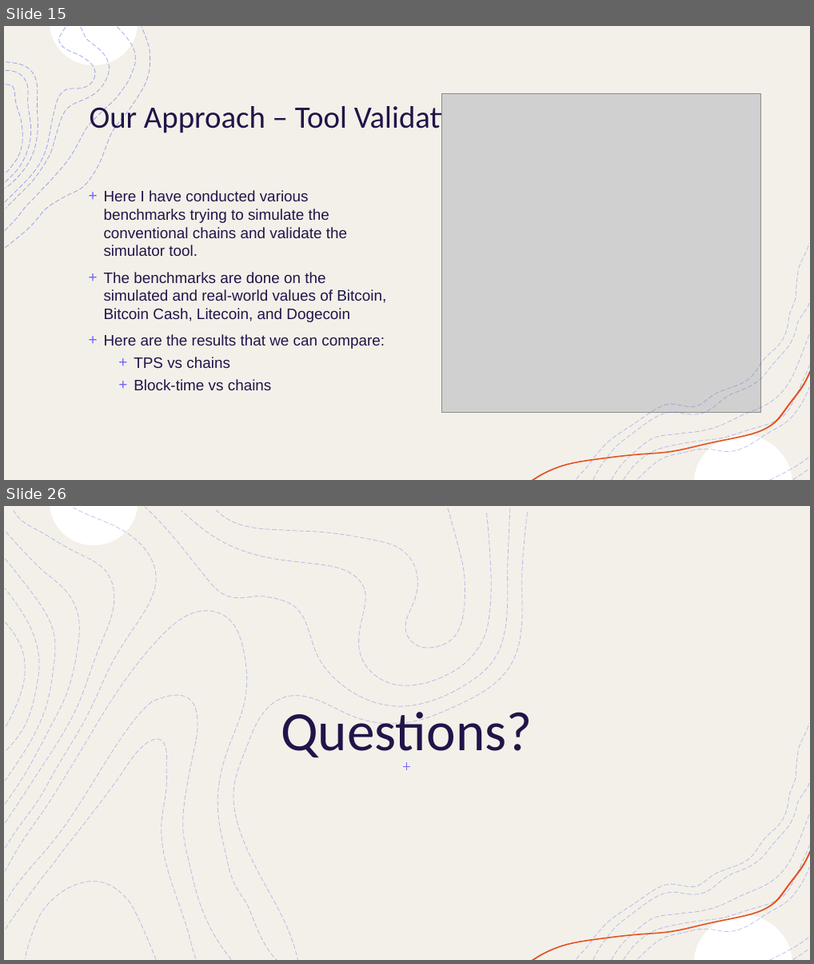
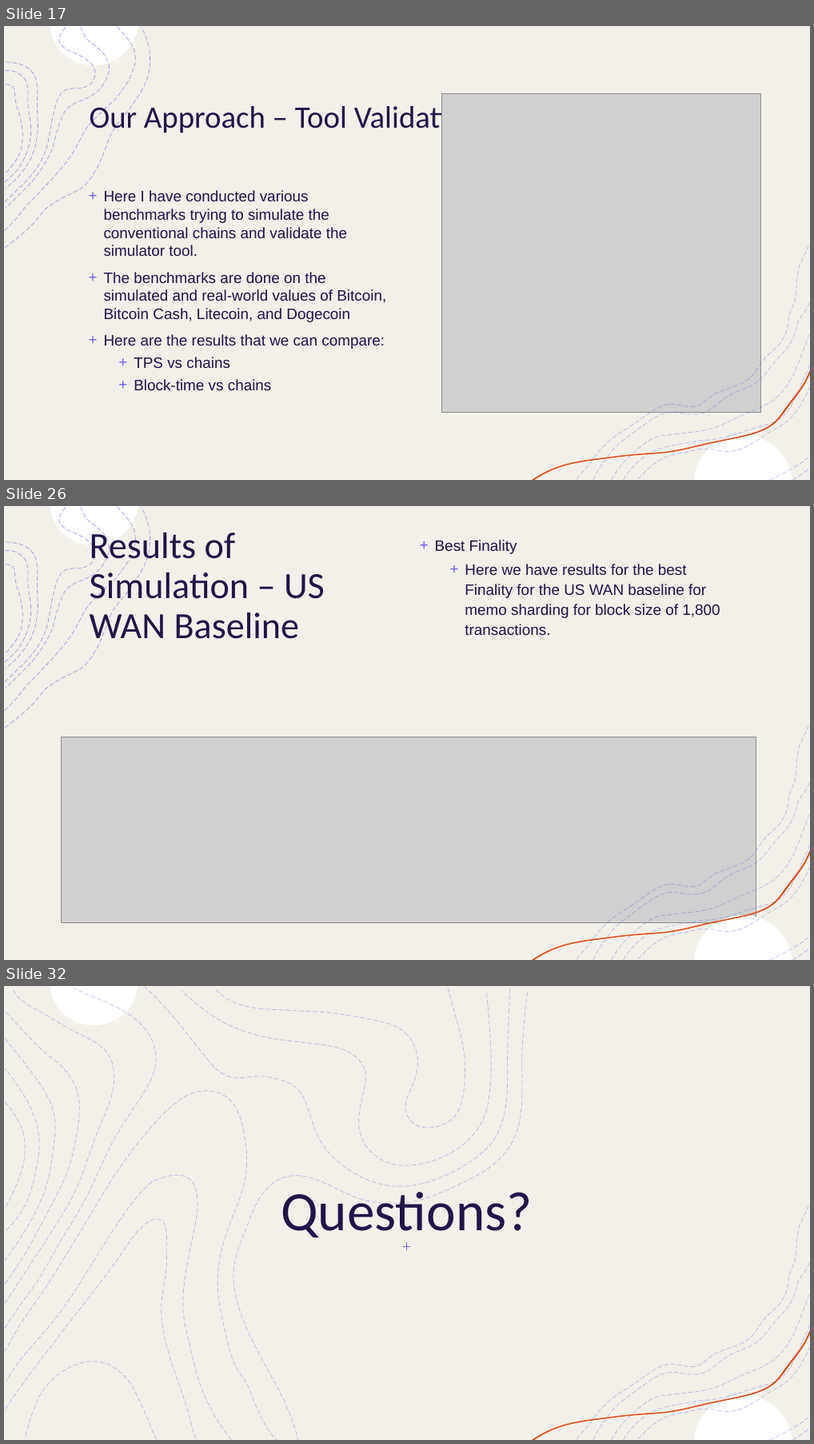
Before and after one commit to OmGandhi091611/Sharding_Simulations, a slide deck: Paper/Final Presentation.pptx. Shown one above the other, each under a label of ours: slides 15 and 26 before the commit, slides 17, 26 and 32 after it; the slides between them are not shown. The pictures are 814x964 and 814x1444 pixels, drawn with LibreOffice and Linux fonts; fonts in the diff are those of the drawing; grey boxes stand for pictures. Boxes give left, top, right and bottom in pixels: in the first picture for what was removed or moved away, otherwise in the second. Text is boxed around its words. In the diff, an @@ line names an element or a change of style, - is before the commit and + after.

```diff
--- a/Paper/Final Presentation.pptx
+++ b/Paper/Final Presentation.pptx
@@ slide 26 added at bbox=[4, 506, 810, 960], background #FFFFFF; not listed: 10 template elements that a slide beside it also shows @@
@@ rectangle added at bbox=[4, 506, 810, 960], fill #FFFFFF, outline #F2F2F2 1 pt @@
@@ rectangle added at bbox=[4, 506, 810, 960], fill #F3F0E9 @@
@@ title added at bbox=[90, 528, 325, 647], 44 pt, text #201449 @@
+Results of Simulation – US WAN Baseline
@@ text added at bbox=[435, 540, 720, 635], 18 pt, text #201449 @@
++ Best Finality
+  + Here we have results for the best Finality for the US WAN baseline for memo sharding for block size of 1,800 transactions.
@@ group added at bbox=[5, 506, 150, 728]: 8 freeform shapes @@
@@ picture added at bbox=[61, 736, 757, 923] @@
@@ group added at bbox=[532, 723, 810, 960]: 9 freeform shapes @@
@@ what was slide 15 is now slide 17 @@
@@ what was slide 26 is now slide 32 @@
```
Also in this commit, not shown: 4 slides changed, 10 other slides added, 5 slides removed.
